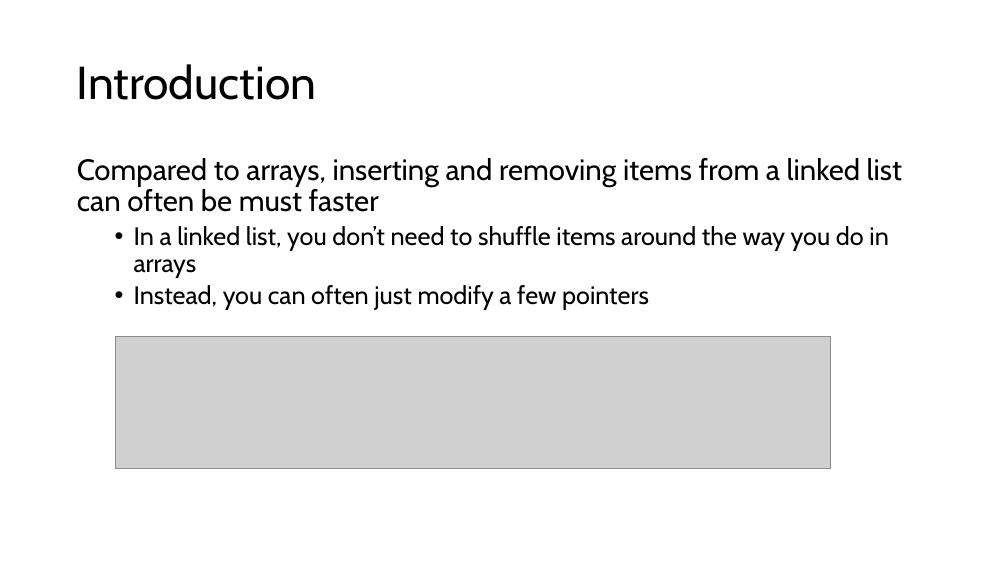
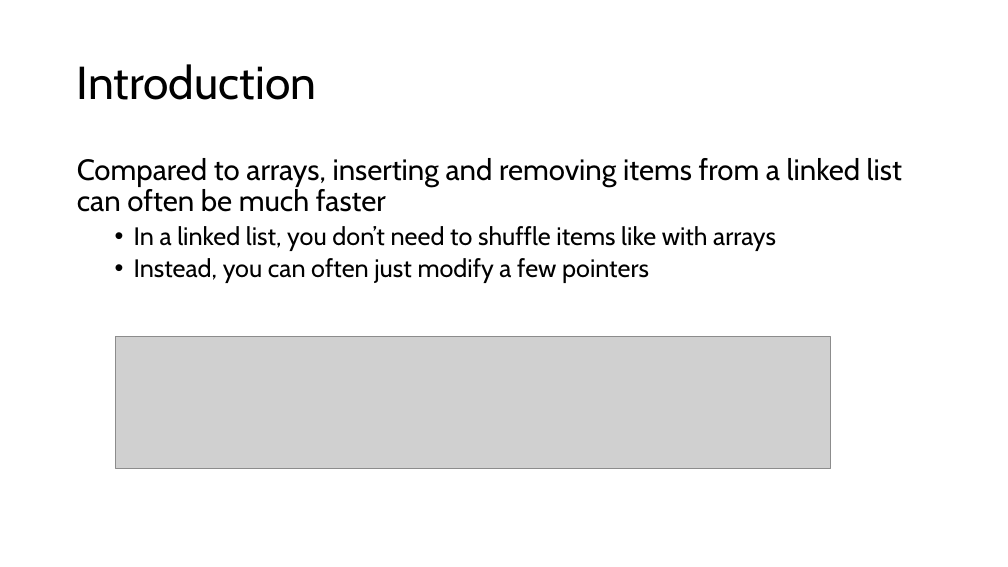
Before and after one commit to tjd1234/cmpt225Summer2026, a slide deck: slide 3 of lectures/lecture2/lecture2.pptx. Drawn at 1008x567 pixels with LibreOffice and Linux fonts; fonts in the diff are those of the drawing; grey boxes stand for pictures. Boxes give left, top, right and bottom in pixels: in the first picture for what was removed or moved away, otherwise in the second. Text is boxed around its words. In the diff, an @@ line names an element or a change of style, - is before the commit and + after.

```diff
--- a/lectures/lecture2/lecture2.pptx
+++ b/lectures/lecture2/lecture2.pptx
@@ text at (77, 158, 902, 251): text changed @@
-Compared to arrays, inserting and removing items from a linked list can often be must faster
-  • In a linked list, you don’t need to shuffle items around the way you do in arrays
+Compared to arrays, inserting and removing items from a linked list can often be much faster
+  • In a linked list, you don’t need to shuffle items like with arrays
```
Also in this commit, not shown: 3 other slides changed, 16 other files.
